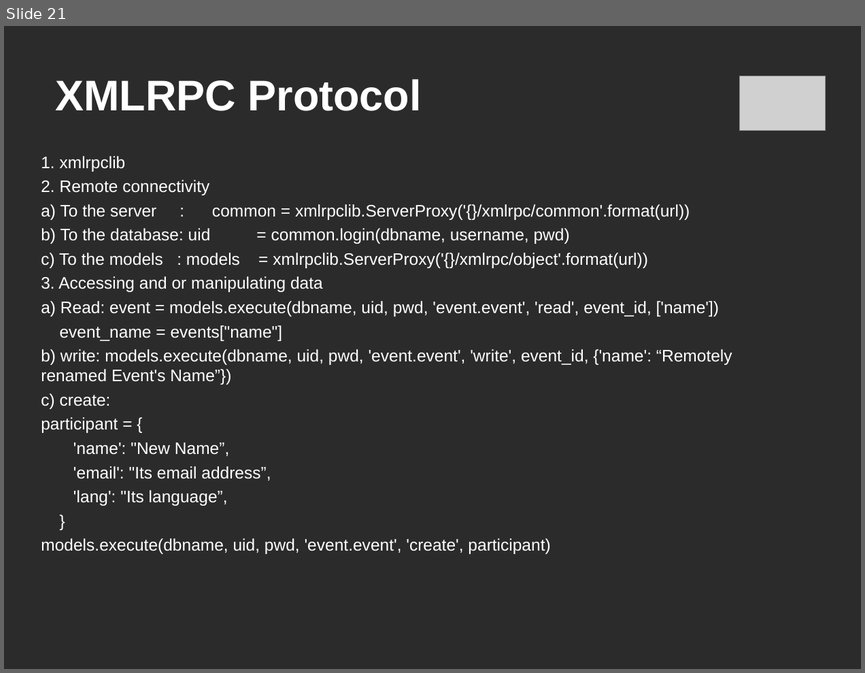
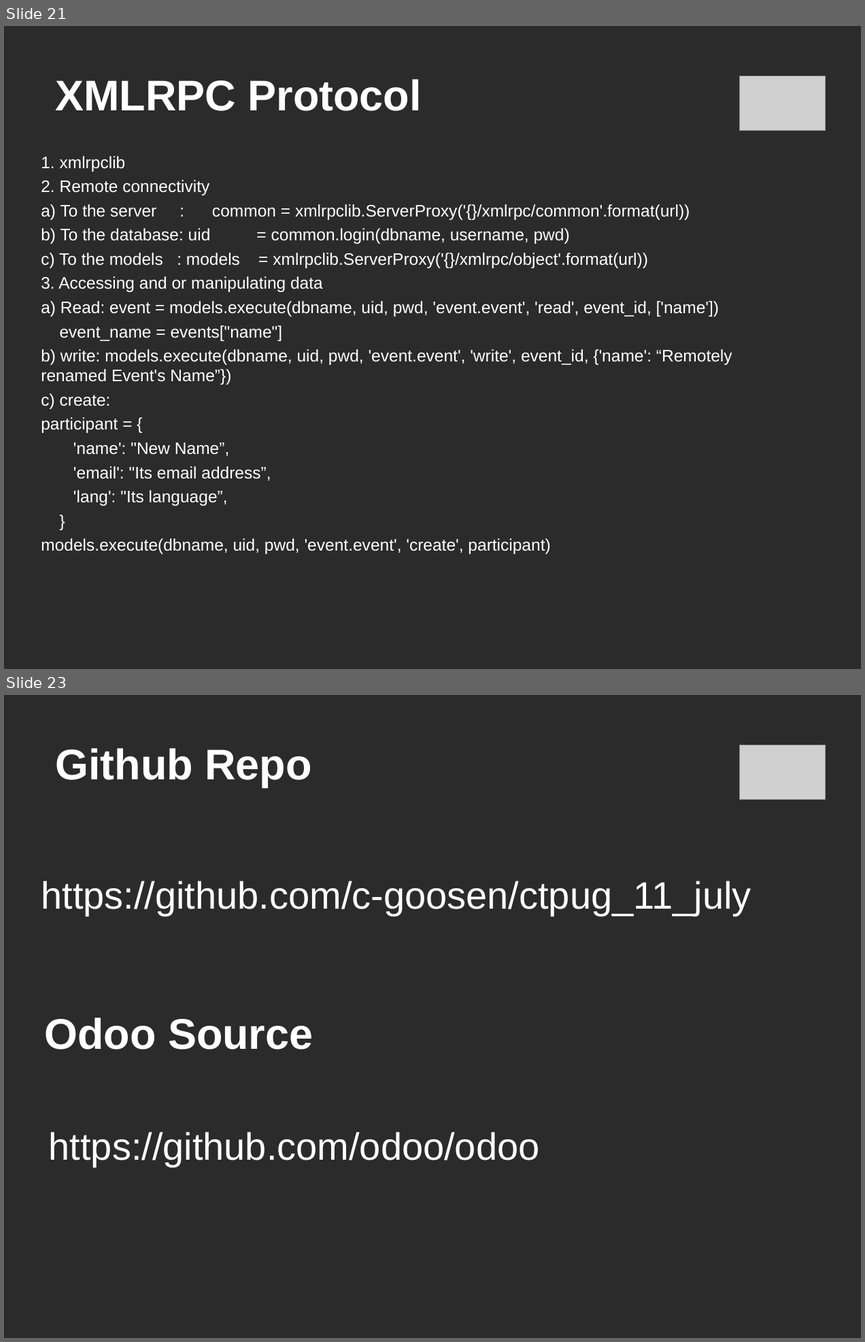
Before and after one commit to c-goosen/ctpug_11_july, a slide deck: Presentation/ctpug-odoo-11_july.ppt. Shown one above the other, each under a label of ours: slide 21 before the commit, slides 21 and 23 after it; the slides between them are not shown. The pictures are 865x673 and 865x1342 pixels, drawn with LibreOffice and Linux fonts; fonts in the diff are those of the drawing; grey boxes stand for pictures; background and template pictures are left out; a plain dark background stands for a picture behind light text. Boxes give left, top, right and bottom in pixels: in the first picture for what was removed or moved away, otherwise in the second. Text is boxed around its words. In the diff, an @@ line names an element or a change of style, - is before the commit and + after.

```diff
--- a/Presentation/ctpug-odoo-11_july.ppt
+++ b/Presentation/ctpug-odoo-11_july.ppt
@@ slide 23 added at box(4, 695, 861, 1338), background picture (left out) @@
@@ text added at box(55, 748, 311, 787), 36 pt, text #FFFFFF, bold @@
+Github Repo
@@ picture added at box(739, 745, 825, 800) @@
@@ text added at box(41, 881, 751, 916), 32 pt, text #FFFFFF @@
+https://github.com/c-goosen/ctpug_11_july
@@ text added at box(44, 1017, 313, 1049), 36 pt, text #FFFFFF, bold @@
+Odoo Source
@@ text added at box(49, 1132, 540, 1167), 32 pt, text #FFFFFF @@
+https://github.com/odoo/odoo
```
Also in this commit, not shown: 3 slides changed, 2 other slides added.
